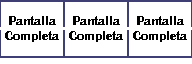
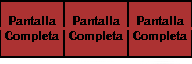
Layers edited between the first and the second 192px x 64px image:
painted on "Capa 0" over [0, 0, 192, 64]
added layer "Capa 1" over [0, 0, 192, 58]
